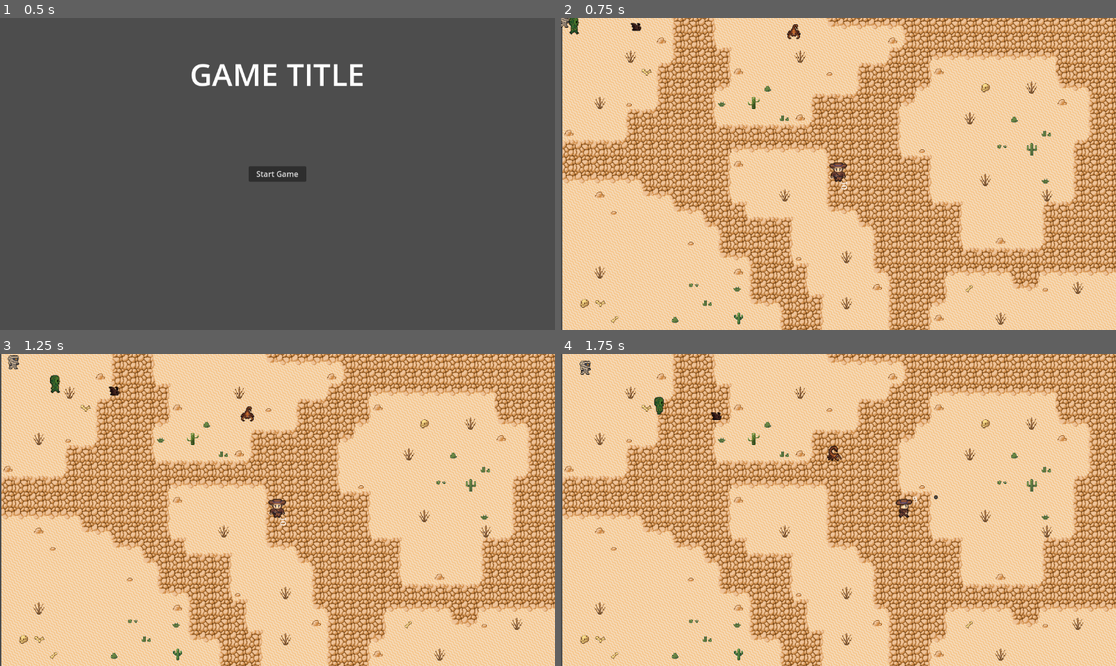
Above: before the commit, frames 1-4 (two rows, left to right).
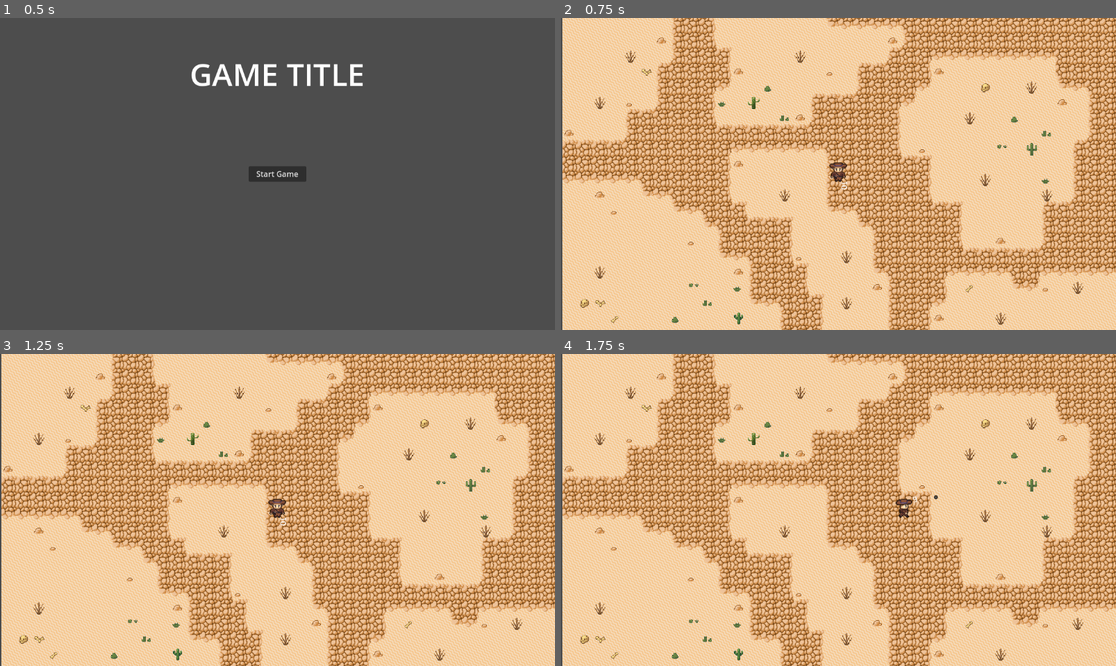
Above: after the commit, the same moments.

Repository: elloco02/gae-final-assignment
Game: Godot game, scene res://main_menu/main_menu.tscn
Two runs of this game, one before a commit and one after it. Both use one fixed random seed, a clock stepped at 60 frames per second and the inputs below.
Inputs (mouse positions are in pixels of both pictures, inside the frame that each line leads up to):
- Up to frame 1 (0.5 s): no input
- Up to frame 2 (0.75 s): click "Start Game" at 0.5 s
- Up to frame 3 (1.25 s): no input
- Up to frame 4 (1.75 s): move the mouse to (960, 494) at 1.27 s; hold D (right) from 1.28 s (still down); click (960, 494) at 1.35 s

Frame 1 is identical in both runs. In frame 2, 0.2% of the frame differs, in the area x 0-44%, y 0-7%; in frame 3, 0.3%, in the area x 1-46%, y 0-22%; in frame 4, 0.3%.

Commit message:
removed test sprites

Diff:
--- a/neues-spiel/enemies/bat/bat.tscn
+++ b/neues-spiel/enemies/bat/bat.tscn
@@ -32,6 +32,7 @@
 shape = SubResource("RectangleShape2D_4k4o5")
 
 [node name="HealthComponent" parent="." instance=ExtResource("2_5m14n")]
+max_health = null
 
 [node name="HitboxComponent" parent="." node_paths=PackedStringArray("health_component") instance=ExtResource("3_i6os3")]
 collision_layer = 4
--- a/neues-spiel/enemies/cactus_dude/cactus_dude.tscn
+++ b/neues-spiel/enemies/cactus_dude/cactus_dude.tscn
@@ -33,6 +33,7 @@
 animation = &"attack_right"
 
 [node name="HealthComponent" parent="." instance=ExtResource("2_v75ud")]
+max_health = null
 
 [node name="HitboxComponent" parent="." node_paths=PackedStringArray("health_component") instance=ExtResource("3_i7bif")]
 collision_layer = 4
--- a/neues-spiel/enemies/mummy/mummy.tscn
+++ b/neues-spiel/enemies/mummy/mummy.tscn
@@ -33,6 +33,7 @@
 shape = SubResource("RectangleShape2D_7t3o7")
 
 [node name="HealthComponent" parent="." instance=ExtResource("3_ifpek")]
+max_health = null
 
 [node name="HitboxComponent" parent="." node_paths=PackedStringArray("health_component") instance=ExtResource("2_6p3d2")]
 collision_layer = 4
--- a/neues-spiel/enemies/scorpion/scorpion.tscn
+++ b/neues-spiel/enemies/scorpion/scorpion.tscn
@@ -32,6 +32,7 @@
 shape = SubResource("RectangleShape2D_anpvi")
 
 [node name="HealthComponent" parent="." instance=ExtResource("2_eoj0c")]
+max_health = null
 
 [node name="HitboxComponent" parent="." node_paths=PackedStringArray("health_component") instance=ExtResource("3_m4trt")]
 collision_layer = 4
--- a/neues-spiel/player/player.tscn
+++ b/neues-spiel/player/player.tscn
@@ -29,6 +29,7 @@
 [node name="Gun" parent="." instance=ExtResource("3_qhqgy")]
 
 [node name="HealthComponent" parent="." instance=ExtResource("4_qlg0r")]
+max_health = null
 
 [node name="HitboxComponent" parent="." instance=ExtResource("5_tuyoq")]
 collision_mask = 0
--- a/neues-spiel/utility/level.tscn
+++ b/neues-spiel/utility/level.tscn
@@ -1,12 +1,8 @@
-[gd_scene load_steps=8 format=4 uid="uid://bsbfttkm3ssnd"]
+[gd_scene load_steps=4 format=4 uid="uid://bsbfttkm3ssnd"]
 
-[ext_resource type="TileSet" uid="uid://bmbgil25l7jml" path="res://assets/Tilemap/tile_set.tres" id="1_7lyf1"]
+[ext_resource type="TileSet" uid="uid://uqsvwbilg6n5" path="res://assets/Tilemap/tile_set.tres" id="1_7lyf1"]
 [ext_resource type="PackedScene" uid="uid://coji56ys8lkjd" path="res://player/player.tscn" id="2_7lyf1"]
 [ext_resource type="PackedScene" uid="uid://bn2ss744xne43" path="res://upgrade_menu/upgrade_menu.tscn" id="3_6utho"]
-[ext_resource type="PackedScene" uid="uid://cmbuf0drv1452" path="res://enemies/cactus_dude/cactus_dude.tscn" id="4_7lyf1"]
-[ext_resource type="PackedScene" uid="uid://b7ju42r1ol66n" path="res://enemies/bat/bat.tscn" id="5_6utho"]
-[ext_resource type="PackedScene" uid="uid://bp3h1p0md3kss" path="res://enemies/scorpion/scorpion.tscn" id="6_85qjo"]
-[ext_resource type="PackedScene" uid="uid://o21c43cq4vbk" path="res://enemies/mummy/mummy.tscn" id="7_ba6om"]
 
 [node name="Level" type="Node2D"]
 
@@ -28,13 +24,3 @@
 unique_name_in_owner = true
 visible = false
 player = NodePath("../../Player")
-
-[node name="CactusDude" parent="." instance=ExtResource("4_7lyf1")]
-
-[node name="Bat" parent="." instance=ExtResource("5_6utho")]
-position = Vector2(131, 0)
-
-[node name="Scorpion" parent="." instance=ExtResource("6_85qjo")]
-position = Vector2(474, 0)
-
-[node name="Mummy" parent="." instance=ExtResource("7_ba6om")]
Not shown: 1 places in neues-spiel/assets/Tilemap/tile_set.tres that only renumber resources
Not shown: 1 places in neues-spiel/player/player.tscn that only renumber resources
